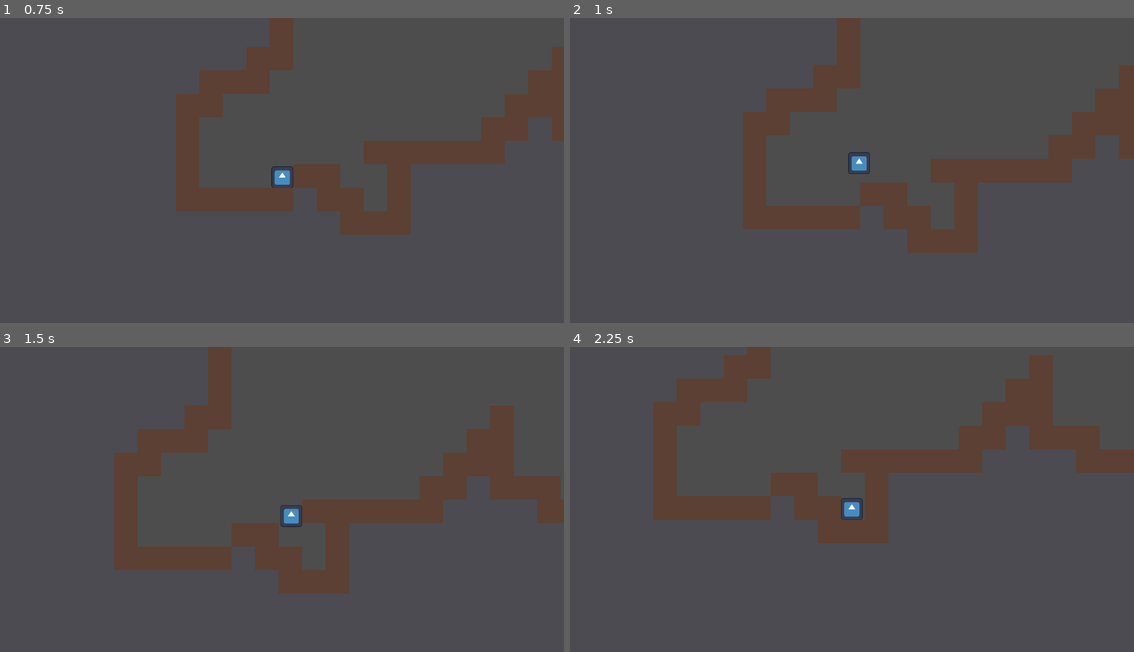
Above: before the commit, frames 1-4 (two rows, left to right).
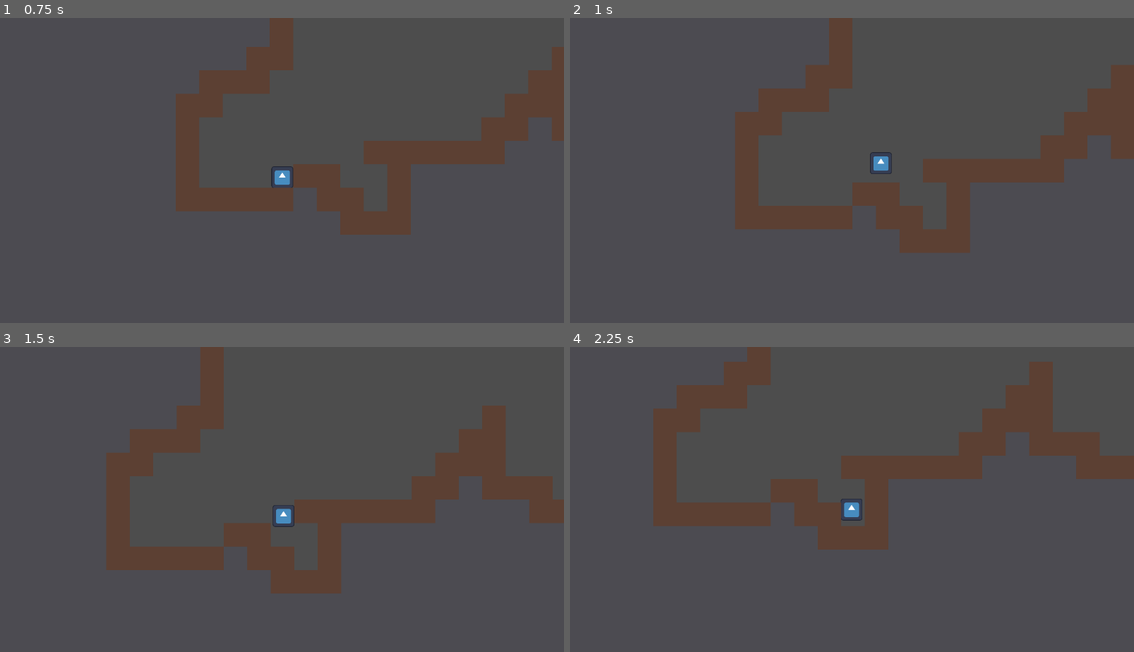
Above: after the commit, the same moments.

Repository: katyperrier/daydream-rgv-hour1
Game: Godot game, scene res://main.tscn
Two runs of this game, one before a commit and one after it. Both use one fixed random seed, a clock stepped at 60 frames per second and the inputs below. The engine's default icon, where the game draws it, is replaced by a stand-in: a white triangle on a blue panel in a dark square.
Inputs:
- Up to frame 1 (0.75 s): hold D (right) from 0.53 s (still down); tap Shift (sprint, bound only after the commit) at 0.6 s
- Up to frame 2 (1 s): keep holding D (right); tap Space (jump) at 0.77 s
- Up to frame 3 (1.5 s): keep holding D (right); tap Shift (sprint, bound only after the commit) at 1.35 s
- Up to frame 4 (2.25 s): tap Space (jump) at 1.52 s; release D (right) at 2.03 s; hold A (left) from 2.03 s (still down); tap Shift (sprint, bound only after the commit) at 2.1 s

Frame 1 is identical in both runs. In frame 2, 4.0% of the frame differs, in the area x 29-98%, y 0-77%; in frame 3, 4.4%, in the area x 18-100%, y 0-81%; in frame 4, 4.1%.

Commit message:
sprinting

Diff:
--- a/main.tscn
+++ b/main.tscn
@@ -98,6 +98,10 @@
 position_smoothing_enabled = true
 position_smoothing_speed = 7.0
 
+[node name="DashTimer" type="Timer" parent="player"]
+wait_time = 0.4
+one_shot = true
+
 [node name="TileMapLayer" type="TileMapLayer" parent="."]
 scale = Vector2(3, 3)
 tile_map_data = PackedByteArray("AAD9/wIAAgAFAAcAAAD+/wIAAgAFAAcAAAD//wIAAgAFAAcAAAAAAAIAAgAFAAcAAAABAAIAAQADAAMAAAACAA …(9968 unchanged characters)…
--- a/player.gd
+++ b/player.gd
@@ -1,9 +1,11 @@
 extends CharacterBody2D
 
 
-const SPEED = 300.0
+var SPEED = 300.0
 const JUMP_VELOCITY = -400.0
-
+var sprint_factor = 1.0
+var dashspeed = 4.0
+var is_dashing = false
 
 func _physics_process(delta: float) -> void:
 	# Add the gravity.
@@ -14,12 +16,30 @@
 	if Input.is_action_just_pressed("jump") and is_on_floor():
 		velocity.y = JUMP_VELOCITY
 
+	#Handle the sprint
+
 	# Get the input direction and handle the movement/deceleration.
 	# As good practice, you should replace UI actions with custom gameplay actions.
 	var direction := Input.get_axis("left", "right")
+
+	if Input.is_action_just_pressed("sprint"):
+		if !is_dashing and direction:
+			startdash()
+
 	if direction:
-		velocity.x = direction * SPEED
+		if is_dashing:
+			velocity.x = direction * SPEED * dashspeed
+		else:
+			velocity.x = direction * SPEED
 	else:
 		velocity.x = move_toward(velocity.x, 0, SPEED)
 
 	move_and_slide()
+
+func startdash():
+	is_dashing = true
+	$DashTimer.connect("timeout", stopdash)
+	$DashTimer.start()
+
+func stopdash():
+	is_dashing = false
--- a/project.godot
+++ b/project.godot
@@ -34,6 +34,11 @@
 "events": [Object(InputEventKey,"resource_local_to_scene":false,"resource_name":"","device":-1,"window_id":0,"alt_press …(191 unchanged characters)…
 ]
 }
+sprint={
+"deadzone": 0.2,
+"events": [Object(InputEventKey,"resource_local_to_scene":false,"resource_name":"","device":-1,"window_id":0,"alt_pressed":false,"shift_pressed":false,"ctrl_pressed":false,"meta_pressed":false,"pressed":false,"keycode":0,"physical_keycode":4194325,"key_label":0,"unicode":0,"location":0,"echo":false,"script":null)
+]
+}
 
 [rendering]
 
